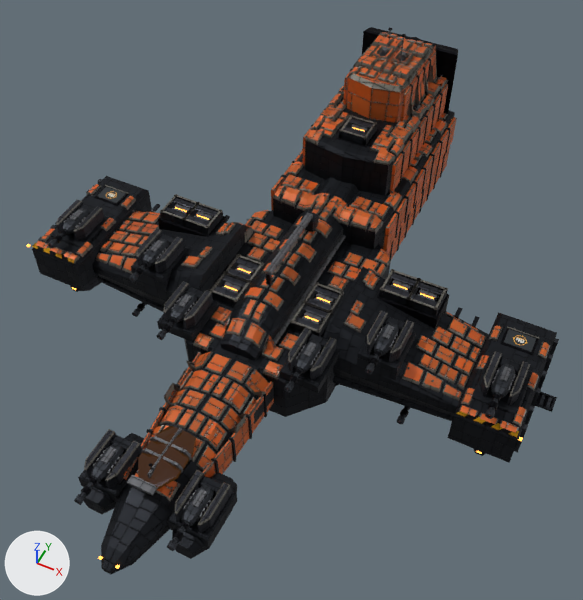
An edit to the glTF model public/models/saturn-schiff6.glb, drawn before and after from the same camera.
The view is the same before and after, from a camera (50 mm lens) standing at (30.8, -60.6, 76.3) and looking at (1.8, -2.5, 3.8). Every picture has the same lights, and +X, +Y and +Z are marked at lower left. The first picture is the older version. Where no turn or scale is listed for an object, it has been applied to the vertices. Vertices at exactly the same position are counted once.

The scene before the commit, as lines of its bpy script (objects in view):
```python
ob_hull_lod0 = bpy.data.objects.new('Hull_LOD0', me_hull_lod0)
ob_hull_lod0.location = (0.0, 1.6, 7.8)
ob_laser_01 = bpy.data.objects.new('Laser_01', me_laser_01)
ob_laser_01.parent = ob_schiff_06_saturn
ob_laser_01.location = (5.4, -32.01, 2.967)
ob_laser_01.scale = (3.56, 3.56, 3.56)
ob_laser_02 = bpy.data.objects.new('Laser_02', me_laser_01)
ob_laser_02.parent = ob_schiff_06_saturn
ob_laser_02.location = (-5.4, -32.01, 2.967)
ob_laser_02.scale = (3.56, 3.56, 3.56)
ob_laser_03 = bpy.data.objects.new('Laser_03', me_laser_01)
ob_laser_03.parent = ob_schiff_06_saturn
ob_laser_03.location = (8.0, -12.4, 5.817)
ob_laser_03.scale = (3.56, 3.56, 3.56)
ob_laser_04 = bpy.data.objects.new('Laser_04', me_laser_01)
ob_laser_04.parent = ob_schiff_06_saturn
ob_laser_04.location = (-8.0, -12.4, 5.817)
ob_laser_04.scale = (3.56, 3.56, 3.56)
ob_laser_05 = bpy.data.objects.new('Laser_05', me_laser_01)
ob_laser_05.parent = ob_schiff_06_saturn
ob_laser_05.location = (15.0, -7.205, 6.994)
ob_laser_05.scale = (3.56, 3.56, 3.56)
ob_laser_06 = bpy.data.objects.new('Laser_06', me_laser_01)
ob_laser_06.parent = ob_schiff_06_saturn
ob_laser_06.location = (-15.0, -7.205, 6.994)
ob_laser_06.scale = (3.56, 3.56, 3.56)
ob_laser_07 = bpy.data.objects.new('Laser_07', me_laser_01)
ob_laser_07.parent = ob_schiff_06_saturn
ob_laser_07.location = (28.1, -6.005, 5.728)
ob_laser_07.scale = (3.56, 3.56, 3.56)
```
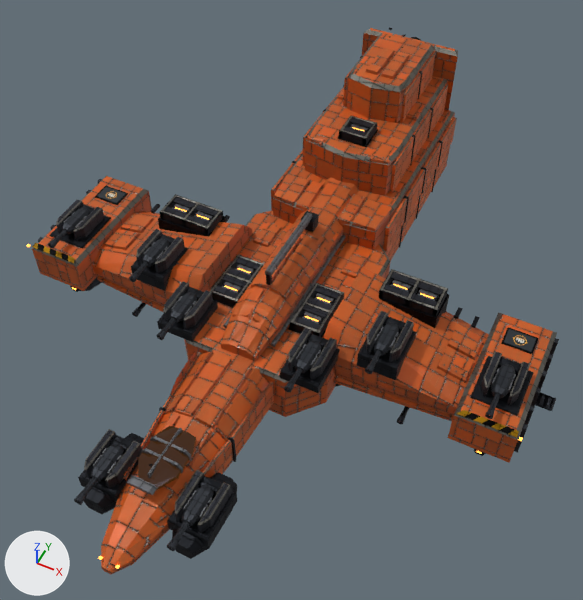
Where the newer file only moved an object's origin or applied its transform, the numbers keep the older frame.

Edits to the bpy script that builds the scene:
```text
Change mat_m_hull:
    remove # nodes: BsdfPrincipled, Mix, NormalMap, OutputMaterial, SeparateColor, TexImage x3, VertexColor
    nodes: BsdfPrincipled, Mapping x3, Mix, NormalMap, OutputMaterial, SeparateColor, TexImage x3, UVMap x3, VertexColor
Change mat_m_metal:
    remove # nodes: BsdfPrincipled, Math, Mix, NormalMap, OutputMaterial, SeparateColor, TexImage x3, VertexColor
    nodes: BsdfPrincipled, Mapping x3, Math, Mix, NormalMap, OutputMaterial, SeparateColor, TexImage x3, UVMap x3, VertexColor
Change me_hull_lod0:
    remove me_hull_lod0.from_pydata(...)  # 18907 vertices, 31513 faces; spans x -34.0..34.0, y -40.8..40.8, z -14.1..14.1
    add me_hull_lod0.from_pydata(...)  # 4833 vertices, 7920 faces; spans x -34.0..34.0, y -40.8..40.8, z -14.1..14.1
    me_hull_lod0 part 1: a new loose piece, a box spanning x 3.95..6.85, y -5.59..-4.76, z -3.29..-3.11, in mat_m_metal
    me_hull_lod0 part 2: a new loose piece, a box spanning x 3.95..6.85, y -2.29..-1.46, z -3.29..-3.11, in mat_m_metal
    me_hull_lod0 part 3: a new loose piece, a box spanning x -6.85..-3.95, y -5.59..-4.76, z -3.29..-3.11, in mat_m_metal
    me_hull_lod0 part 4: a new loose piece, a box spanning x -6.85..-3.95, y -2.29..-1.46, z -3.29..-3.11, in mat_m_metal
    me_hull_lod0 part 5: a new loose piece, a box spanning x 11.95..14.85, y 1.61..2.44, z -0.87..-0.69, in mat_m_metal
    me_hull_lod0 part 6: a new loose piece, a box spanning x 15.25..18.15, y 1.61..2.44, z -0.87..-0.69, in mat_m_metal
    me_hull_lod0 part 7: a new loose piece, a box spanning x -14.85..-11.95, y 1.61..2.44, z -0.87..-0.69, in mat_m_metal
    me_hull_lod0 part 8: a new loose piece, a box spanning x -18.15..-15.25, y 1.61..2.44, z -0.87..-0.69, in mat_m_metal
    me_hull_lod0 part 9: 790 loose pieces with 13022 vertices, spanning x -31.4..31.4, y -32.6..38.7, z -13.2..14.0, are deleted
    me_hull_lod0 part 10: 16 vertices moved within x -27.2..27.2, y -10.9..37.7, z -11.3..8.2; 2838 vertices removed from x -34.0..34.0, y -40.8..40.8, z -13.0..14.1; 1658 vertices added at x -24.4..24.4, y -31.4..40.8, z -12.9..10.2
    me_hull_lod0 part 11: 3312 kept faces spanning x -34.0..34.0, y -40.8..39.1, z -14.1..12.7 get new texture (UV) coordinates
    me_hull_lod0 part 12: 325 kept faces spanning x -31.6..31.6, y -40.8..37.0, z -12.6..4.6 get new vertex colours
    me_hull_lod0 part 13: 180 faces spanning x -31.6..31.6, y -40.8..37.0, z -11.4..4.6 switch from mat_m_metal to mat_m_hull
    other edits to the shape of me_hull_lod0 do not show in these pictures
Change me_laser_01:
    used by ob_laser_01; parent = ob_schiff_06_saturn; location = (5.4, -32.01, 2.967); scale = (3.56, 3.56, 3.56)
    remove me_laser_01.from_pydata(...)  # 263 vertices, 448 faces; spans x -0.3..0.3, y -1.0..1.0, z -0.29..0.29
    add me_laser_01.from_pydata(...)  # 128 vertices, 212 faces; spans x -0.3..0.3, y -1.0..1.0, z -0.26..0.26
    me_laser_01 part 14: the loose piece of 42 vertices spanning x -0.24..0.24, y -0.16..1.0, z -0.1..0.23 is copied, and the copy is moved by (0.0, 0.0, 0.03); it spans x -0.24..0.24, y -0.16..1.0, z -0.08..0.26
    me_laser_01 part 15: the loose piece of 8 vertices spanning x 0.23..0.27, y 0.11..0.75, z -0.02..0.15 is moved by (0.0, 0.0, 0.03)
    me_laser_01 part 16: the loose piece of 8 vertices spanning x -0.27..-0.23, y 0.11..0.75, z -0.02..0.15 is moved by (0.0, 0.0, 0.03)
    me_laser_01 part 17: the loose piece of 34 vertices spanning x -0.12..0.12, y -1.0..-0.81, z -0.06..0.19 is rebuilt with 25 vertices and now spans x -0.11..0.11, y -1.0..-0.6, z -0.03..0.22
    me_laser_01 part 18: 10 loose pieces with 128 vertices, spanning x -0.3..0.3, y -0.69..0.83, z -0.29..0.29, are deleted
    me_laser_01 part 19: 59 vertices removed from x -0.24..0.24, y -0.84..1.0, z -0.1..0.23; 13 vertices added at x -0.07..0.07, y -0.84..-0.16, z 0.01..0.18
    other edits to the shape of me_laser_01 do not show in these pictures
Change ob_laser_01:
    ob_laser_01.location: (5.4, -32.01, 2.967) -> (5.4, -32.01, 2.869)
Change ob_laser_02:
    ob_laser_02.location: (-5.4, -32.01, 2.967) -> (-5.4, -32.01, 2.869)
Change ob_laser_03:
    ob_laser_03.location: (8.0, -12.4, 5.817) -> (8.0, -12.4, 5.719)
Change ob_laser_04:
    ob_laser_04.location: (-8.0, -12.4, 5.817) -> (-8.0, -12.4, 5.719)
Change ob_laser_05:
    ob_laser_05.location: (15.0, -7.205, 6.994) -> (15.0, -7.205, 6.897)
Change ob_laser_06:
    ob_laser_06.location: (-15.0, -7.205, 6.994) -> (-15.0, -7.205, 6.897)
Change ob_laser_07:
    ob_laser_07.location: (28.1, -6.005, 5.728) -> (28.1, -6.005, 5.63)
Change ob_laser_08:
    ob_laser_08.location: (-28.1, -6.005, 5.728) -> (-28.1, -6.005, 5.63)
Change ob_laser_09:
    ob_laser_09.location: (18.6, -4.205, -3.826) -> (18.6, -4.205, -3.729)
```

Pixel boxes (x1, y1, x2, y2) of what changed, in the pictures (583 x 600 px; the box of a moved part takes in the faces that stretch with it):
'Hull_LOD0', surface changed, reshaped (black to brown)
    both: (26, 27, 559, 574)
'Laser_01', reshaped, moved
    both: (167, 485, 214, 551)
'Laser_02', reshaped, moved
    both: (74, 443, 124, 505)
'Laser_07', reshaped, moved
    before: (485, 364, 517, 419)
    after: (485, 364, 516, 419)
'Laser_03', reshaped, moved
    both: (284, 340, 321, 393)
'Laser_05', reshaped, moved
    both: (365, 322, 399, 374)
'Laser_04', reshaped, moved
    both: (157, 292, 197, 340)
'Laser_06', reshaped, moved
    both: (129, 238, 169, 282)
'Laser_08', reshaped, moved
    both: (48, 208, 89, 248)
'Laser_09', reshaped, moved
    both: (397, 406, 410, 424)
'Laser_10', reshaped (6% narrower)
    before: (132, 302, 147, 317)
    after: (132, 302, 146, 317)
part 1 of me_hull_lod0, added
    after: (303, 305, 327, 318)
part 2 of me_hull_lod0, added
    after: (315, 286, 339, 299)
part 3 of me_hull_lod0, added
    after: (223, 275, 246, 288)
part 4 of me_hull_lod0, added
    after: (236, 258, 259, 270)
part 5 of me_hull_lod0, added
    after: (391, 273, 416, 286)
part 6 of me_hull_lod0, added
    after: (417, 282, 443, 295)
part 7 of me_hull_lod0, added
    after: (195, 205, 217, 216)
part 8 of me_hull_lod0, added
    after: (173, 198, 195, 209)
part 9 of me_hull_lod0, deleted
    before: (36, 27, 550, 502)
part 10 of me_hull_lod0, moved or reshaped
    before: (32, 29, 557, 574)
    after: (57, 28, 489, 469)
part 11 of me_hull_lod0, surface changed
    both: (32, 27, 558, 574)
part 12 of me_hull_lod0, recoloured
    both: (32, 77, 557, 574)
part 13 of me_hull_lod0, recoloured
    both: (32, 77, 553, 574)
part 14 of me_laser_01, added
    after: (62, 208, 515, 526)
part 15 of me_laser_01, moved or reshaped
    before: (75, 217, 515, 519)
    after: (75, 216, 516, 519)
part 16 of me_laser_01, moved or reshaped
    both: (64, 212, 499, 510)
part 17 of me_laser_01, rebuilt
    before: (48, 240, 495, 551)
    after: (48, 237, 496, 551)
part 18 of me_laser_01, deleted
    before: (53, 210, 517, 542)
part 19 of me_laser_01, cut back
    before: (54, 208, 515, 543)
    after: (57, 229, 500, 537)
